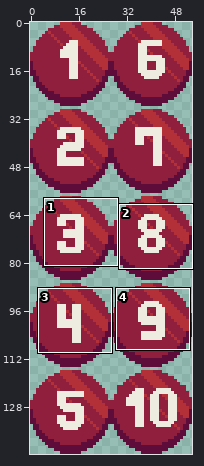
Pixel-art file -- arte/botao.aseprite. The first picture is a wide view before the edit; the outline marks the close-up.
Close-up. Earlier state:
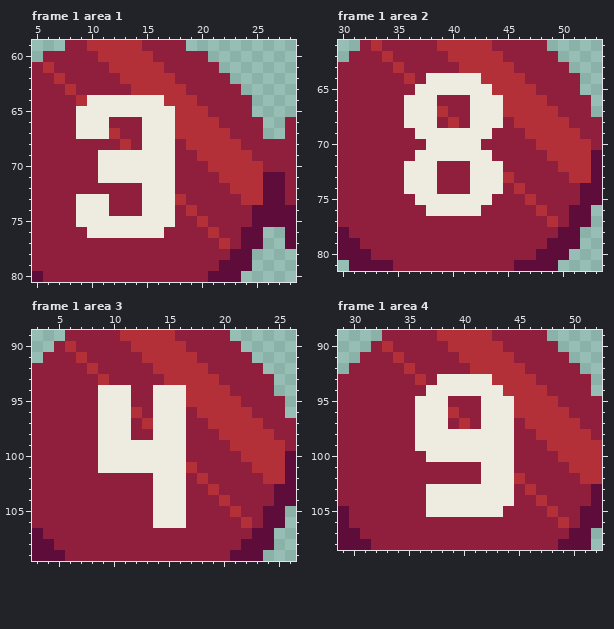
54x144 pixels, 2 frames. Shown: frame 1 area 1: x 5..28, y 59..80; frame 1 area 2: x 30..53, y 61..81; frame 1 area 3: x 3..26, y 89..109; frame 1 area 4: x 29..52, y 89..108. The commit also changed other frames or places, which this record leaves out.
Once edited:
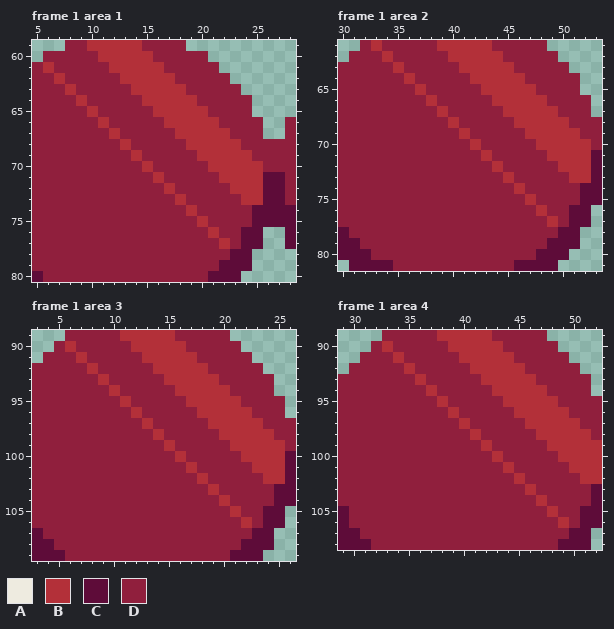
Palette (. is transparent): A #eeebe0  B #b33039  C #5e0c39  D #901f3d
Changes in this commit:
layer "numero" now hidden
--- frame 1 area 1
@@ x 7..19 @@
 63 DBDDDDDBBBBBD
-64 DDBAAAAAAABBB
-65 DDAAAAAAAAABB
-66 DDAAADDDAAABB
-67 DDAAABDDAAABB
-68 DDDDDDBDAAADB
-69 DDDDAAAAAAADD
-70 DDDDAAAAAAADD
-71 DDDDAAAAAAADD
-72 DDDDDDDDAAADD
-73 DDAAADDDAAABD
-74 DDAAADDDAAADB
-75 DDAAAAAAAAADD
-76 DDDAAAAAAADDD
+64 DDBDDDDDBBBBB
+65 DDDBDDDDDBBBB
+66 DDDDBDDDDDBBB
+67 DDDDDBDDDDDBB
+68 DDDDDDBDDDDDB
+69 DDDDDDDBDDDDD
+70 DDDDDDDDBDDDD
+71 DDDDDDDDDBDDD
+72 DDDDDDDDDDBDD
+73 DDDDDDDDDDDBD
+74 DDDDDDDDDDDDB
+75 DDDDDDDDDDDDD
+76 DDDDDDDDDDDDD
 77 DDDDDDDDDDDDD
--- frame 1 area 2
@@ x 34..46 @@
 63 DBDDDDDBBBBBD
-64 DDBDAAAAABBBB
-65 DDDAAAAAAABBB
-66 DDAAADDDAAABB
-67 DDAAABDDAAABB
-68 DDAAADBDAAADB
-69 DDDAAAAAAADDD
-70 DDDDAAAAADDDD
-71 DDDAAAAAAADDD
-72 DDAAADDDAAADD
-73 DDAAADDDAAABD
-74 DDAAADDDAAADB
-75 DDDAAAAAAADDD
-76 DDDDAAAAADDDD
+64 DDBDDDDDBBBBB
+65 DDDBDDDDDBBBB
+66 DDDDBDDDDDBBB
+67 DDDDDBDDDDDBB
+68 DDDDDDBDDDDDB
+69 DDDDDDDBDDDDD
+70 DDDDDDDDBDDDD
+71 DDDDDDDDDBDDD
+72 DDDDDDDDDDBDD
+73 DDDDDDDDDDDBD
+74 DDDDDDDDDDDDB
+75 DDDDDDDDDDDDD
+76 DDDDDDDDDDDDD
 77 DDDDDDDDDDDDD
--- frame 1 area 3
@@ x 7..18 @@
  93 DDBDDDDDBBBB
- 94 DDAAADDAAABB
- 95 DDAAADDAAABB
- 96 DDAAABDAAADB
- 97 DDAAADBAAADD
- 98 DDAAADDAAADD
- 99 DDAAAAAAAADD
-100 DDAAAAAAAADD
-101 DDAAAAAAAABD
-102 DDDDDDDAAADB
-103 DDDDDDDAAADD
-104 DDDDDDDAAADD
-105 DDDDDDDAAADD
-106 DDDDDDDAAADD
+ 94 DDDBDDDDDBBB
+ 95 DDDDBDDDDDBB
+ 96 DDDDDBDDDDDB
+ 97 DDDDDDBDDDDD
+ 98 DDDDDDDBDDDD
+ 99 DDDDDDDDBDDD
+100 DDDDDDDDDBDD
+101 DDDDDDDDDDBD
+102 DDDDDDDDDDDB
+103 DDDDDDDDDDDD
+104 DDDDDDDDDDDD
+105 DDDDDDDDDDDD
+106 DDDDDDDDDDDD
 107 DDDDDDDDDDDD
--- frame 1 area 4
@@ x 34..46 @@
  92 DBDDDDDBBBBBD
- 93 DDBDAAAAABBBB
- 94 DDDAAAAAAABBB
- 95 DDAAADDDAAABB
- 96 DDAAABDDAAABB
- 97 DDAAADBDAAADB
- 98 DDAAAAAAAAADD
- 99 DDAAAAAAAAADD
-100 DDDAAAAAAAADD
-101 DDDDDDDDAAADD
-102 DDDDDDDDAAABD
-103 DDDAAAAAAAADB
-104 DDDAAAAAAAADD
-105 DDDAAAAAAADDD
+ 93 DDBDDDDDBBBBB
+ 94 DDDBDDDDDBBBB
+ 95 DDDDBDDDDDBBB
+ 96 DDDDDBDDDDDBB
+ 97 DDDDDDBDDDDDB
+ 98 DDDDDDDBDDDDD
+ 99 DDDDDDDDBDDDD
+100 DDDDDDDDDBDDD
+101 DDDDDDDDDDBDD
+102 DDDDDDDDDDDBD
+103 DDDDDDDDDDDDB
+104 DDDDDDDDDDDDD
+105 DDDDDDDDDDDDD
 106 DDDDDDDDDDDDD
Where, in picture pixels (left, top, right, bottom), the same in both close-ups:
changed: (76, 95, 175, 238)
changed: (404, 73, 503, 216)
changed: (98, 385, 186, 528)
changed: (415, 374, 514, 517)
